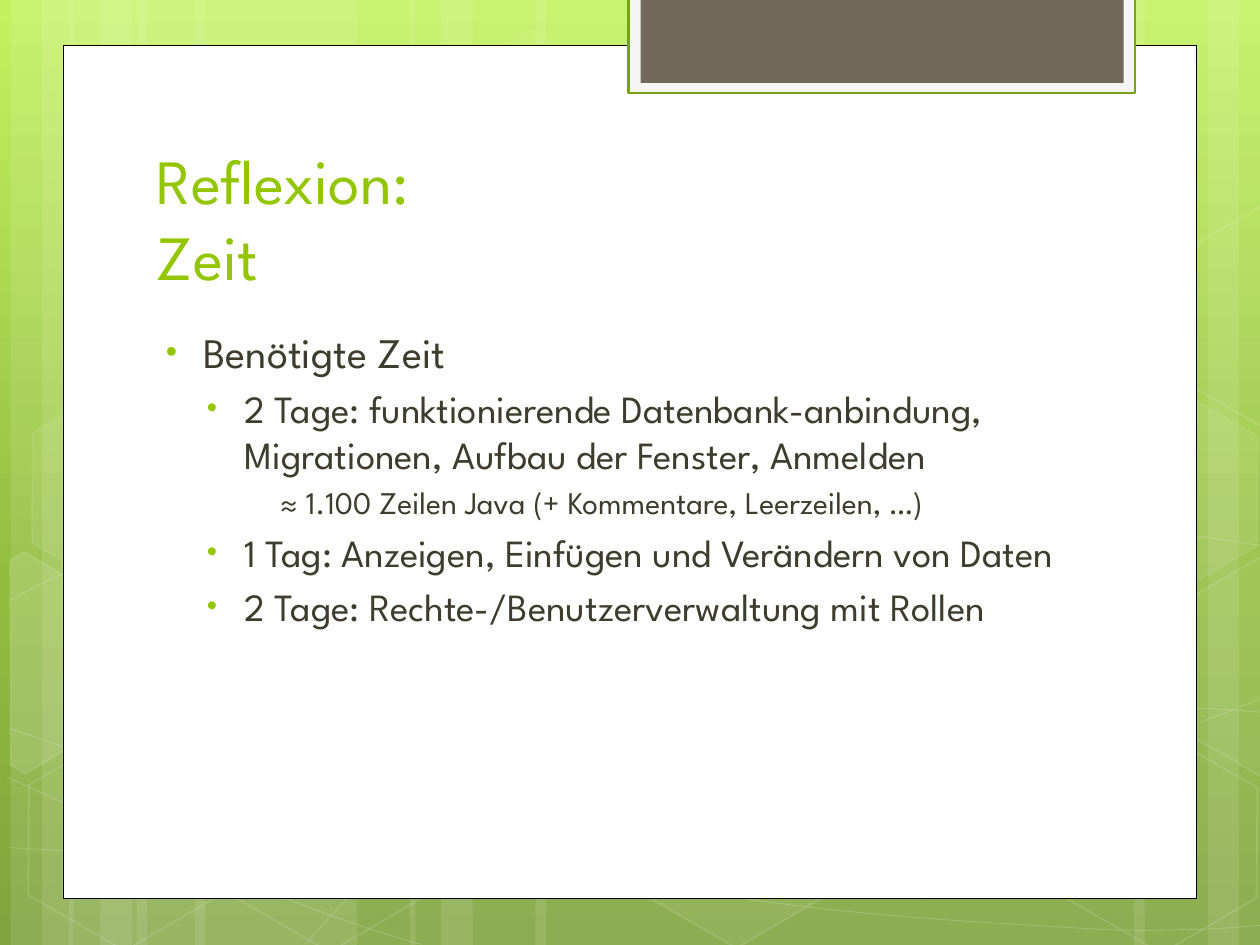
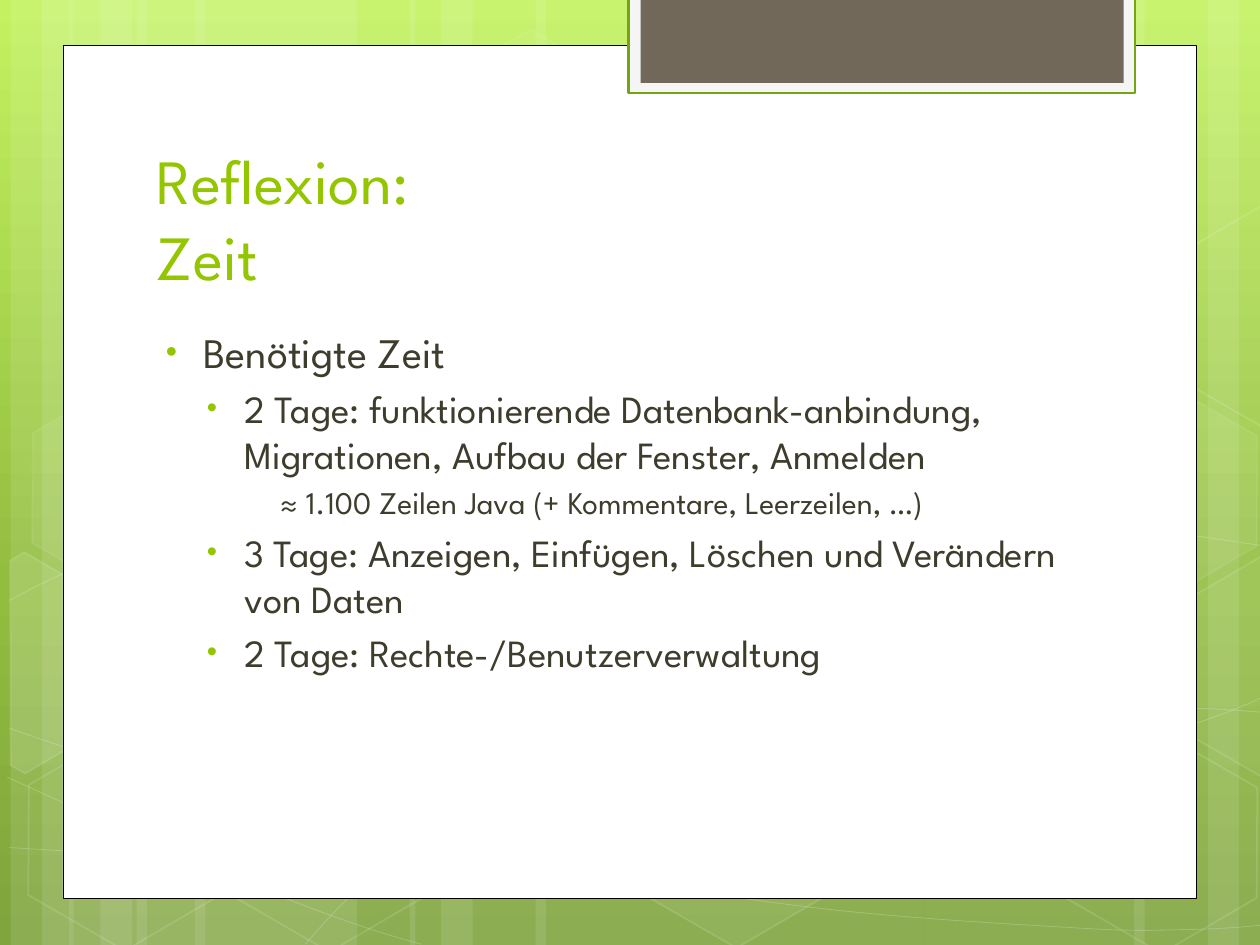
Before and after one commit to mabako/whz-db-ss12, a slide deck: slide 20 of Praesentation Datenbanken II.pptx (slide 19 before the commit). Drawn at 1260x945 pixels with LibreOffice and Linux fonts; fonts in the diff are those of the drawing. Boxes give left, top, right and bottom in pixels: in the first picture for what was removed or moved away, otherwise in the second. Text is boxed around its words. In the diff, an @@ line names an element or a change of style, - is before the commit and + after.

```diff
--- a/Praesentation Datenbanken II.pptx
+++ b/Praesentation Datenbanken II.pptx
@@ text at (245,540,1056,676): text changed @@
-  • 1 Tag: Anzeigen, Einfügen und Verändern von Daten
-  • 2 Tage: Rechte-/Benutzerverwaltung mit Rollen
+  • 3 Tage: Anzeigen, Einfügen, Löschen und Verändern von Daten
+  • 2 Tage: Rechte-/Benutzerverwaltung
```
Also in this commit, not shown: 1 other slide changed, 1 slide added.
